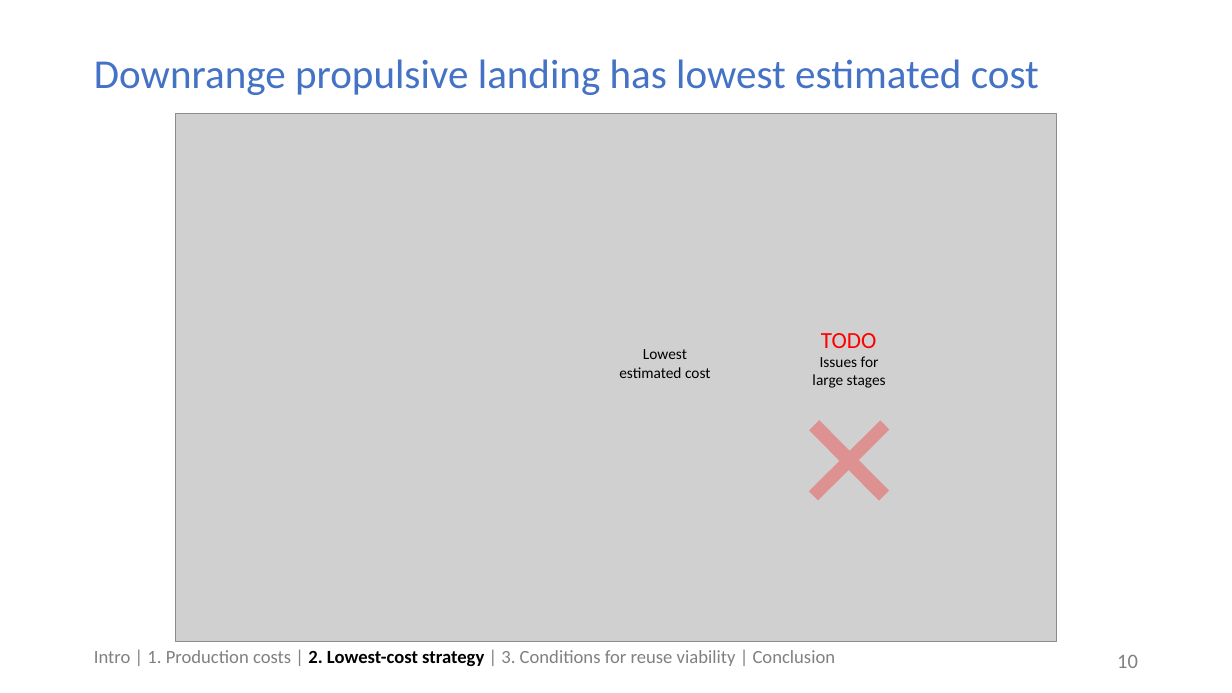
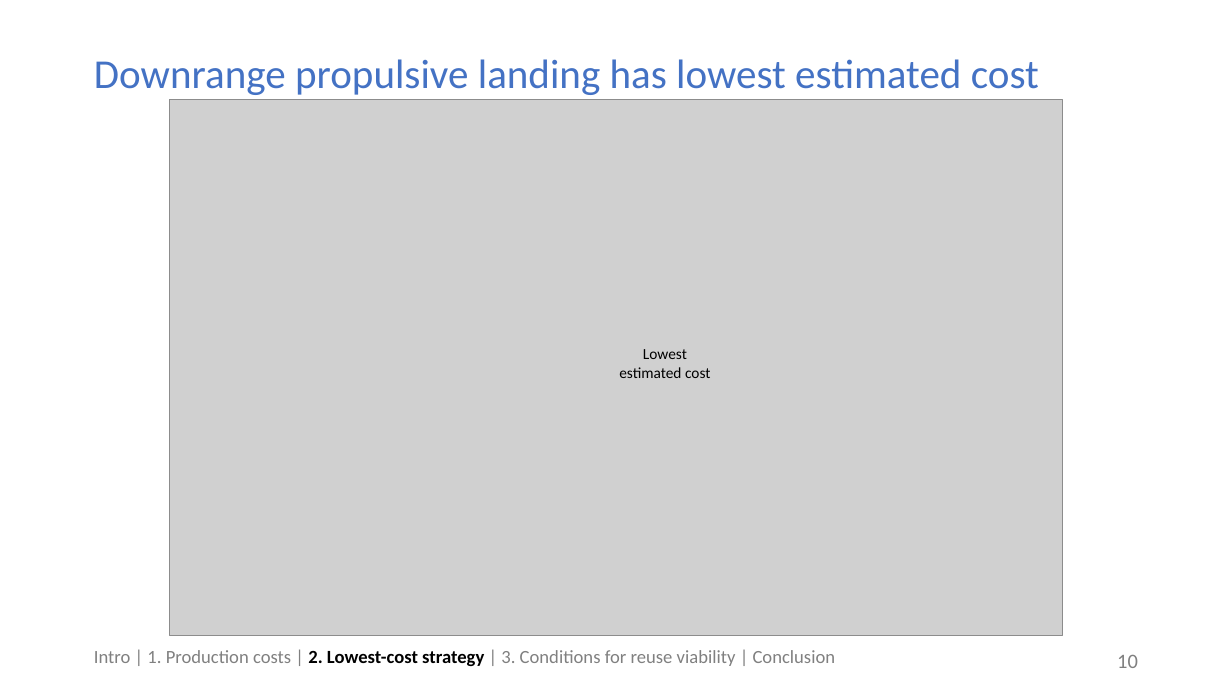
Before and after one commit to mvernacc/lvreuse, a slide deck: slide 10 of presentations/strategies_for_first_stage_reuse.pptx. Drawn at 1232x693 pixels with LibreOffice and Linux fonts; fonts in the diff are those of the drawing; grey boxes stand for pictures. Boxes give left, top, right and bottom in pixels: in the first picture for what was removed or moved away, otherwise in the second. Text is boxed around its words. In the diff, an @@ line names an element or a change of style, - is before the commit and + after.

Commit message:
unborked combined.tex, updated presentation CpF figure

```diff
--- a/presentations/strategies_for_first_stage_reuse.pptx
+++ b/presentations/strategies_for_first_stage_reuse.pptx
@@ picture: place and size @@
-picture at box(176, 114, 1056, 642)
+picture at box(170, 100, 1063, 636)
@@ text removed at box(812, 356, 886, 388) @@
-Issues for large stages
@@ text removed at box(821, 333, 876, 348) @@
-TODO
@@ plus removed at box(778, 390, 919, 531) @@
```
Also in this commit, not shown: 3 other files.
